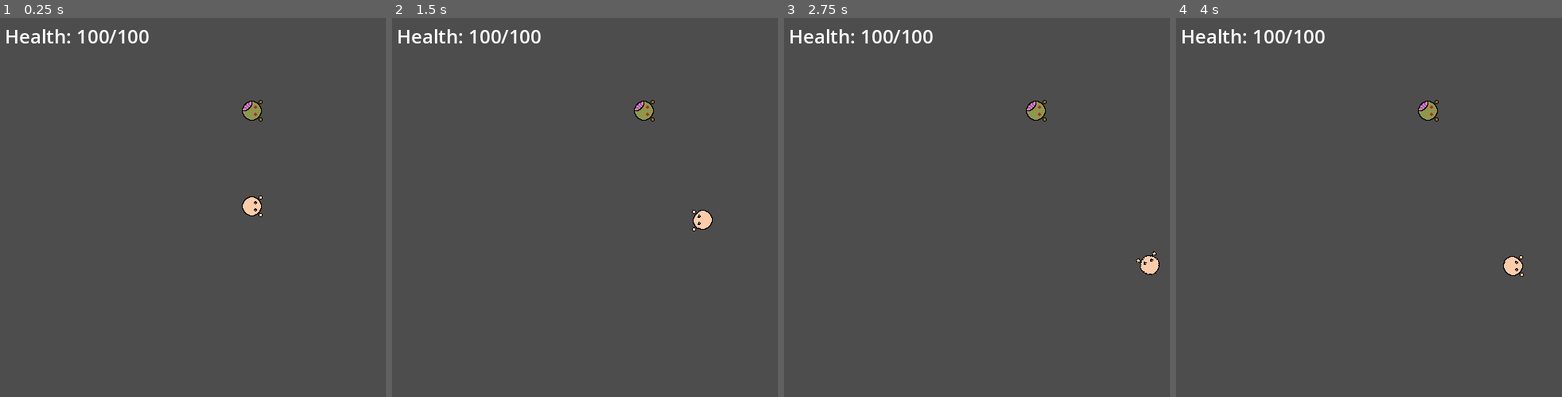
Above: before the commit, frames 1-4 (left to right).
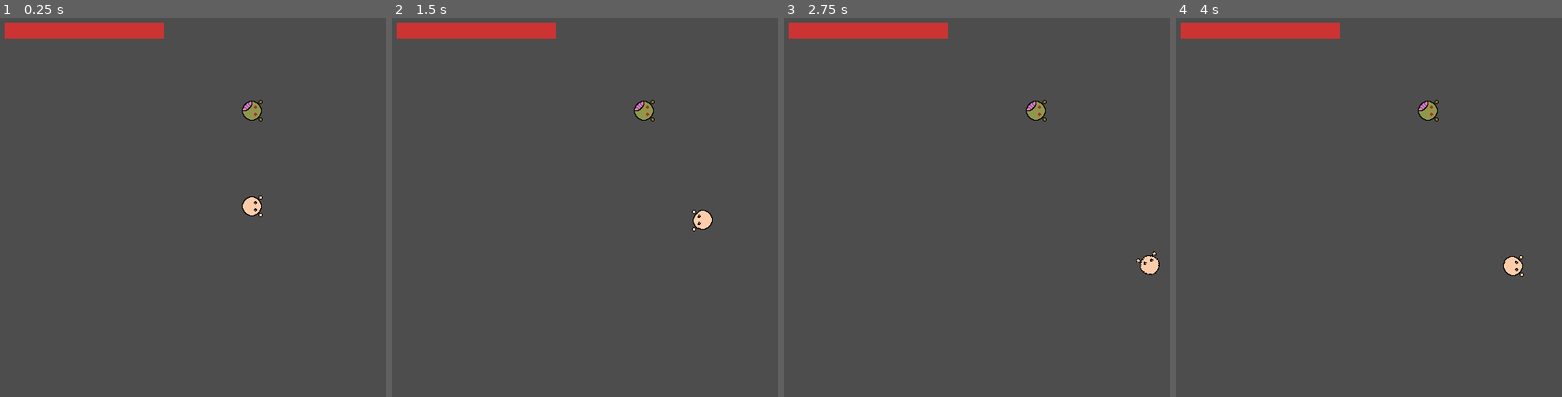
Above: after the commit, the same moments.

Repository: wondertrash/zombwio
Game: Godot game, scene res://main.tscn
Two runs of this game, one before a commit and one after it. Both use one fixed random seed, a clock stepped at 60 frames per second and the inputs below.
Inputs (mouse positions are in pixels of both pictures, inside the frame that each line leads up to):
- Up to frame 1 (0.25 s): no input
- Up to frame 2 (1.5 s): tap Enter at 0.5 s; move the mouse to (754, 188) at 0.52 s; hold D (right) 0.53-1.28 s; tap Alt at 0.6 s; click (754, 188) at 0.67 s; move the mouse to (542, 226) at 1.27 s; hold S (down) from 1.28 s (still down); tap Shift at 1.35 s
- Up to frame 3 (2.75 s): move the mouse to (1085, 120) at 2.02 s; release S (down) at 2.03 s; hold D (right) from 2.03 s (still down); tap Alt at 2.1 s
- Up to frame 4 (4 s): move the mouse to (1403, 283) at 2.77 s; release D (right) at 2.78 s; hold Up (ui_up) 2.78-3.53 s; tap Shift at 2.85 s; click (1403, 283) at 2.92 s; tap Space at 3.5 s; move the mouse to (outside the picture) at 3.52 s; hold A (left) from 3.53 s (still down); tap Alt at 3.6 s

The runs differ from the first frame. In frame 1, 1.9% of the frame differs, in the area x 1-43%, y 1-7%; in frame 2, 1.9%; in frame 3, 1.9%; in frame 4, 1.9%.

Commit message:
added health bar

Diff:
--- a/zombwio/healthui.gd
+++ b/zombwio/healthui.gd
@@ -1,11 +1,19 @@
 extends CanvasLayer
 @onready var player = get_tree().get_first_node_in_group("player")
-var label: Label
+var background: ColorRect
+var health_bar: ColorRect
 func _ready() -> void:
-	label = Label.new()
-	label.position = Vector2(10, 10)
-	label.add_theme_font_size_override("font_size", 24)
-	add_child(label)
+	background = ColorRect.new()
+	background.position = Vector2(10, 10)
+	background.size = Vector2(200, 20)
+	background.color = Color(0.2, 0.2, 0.2)
+	add_child(background)
+	health_bar = ColorRect.new()
+	health_bar.position = Vector2(10, 10)
+	health_bar.size = Vector2(200, 20)
+	health_bar.color = Color(0.8, 0.2, 0.2)
+	add_child(health_bar)
 func _process(delta: float) -> void:
 	if player:
-		label.text = "Health: %d/%d" % [player.current_health, player.max_health]
+		var health_percent = float(player.current_health) / float(player.max_health)
+		health_bar.size.x = 200 * health_percent
